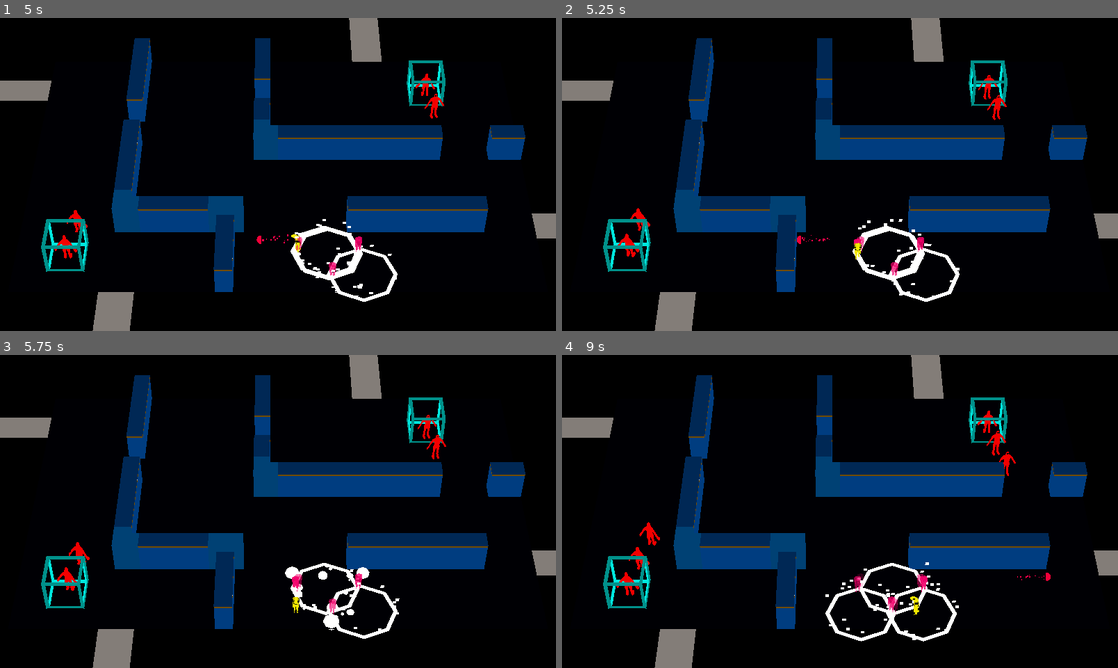
Above: before the commit, frames 1-4 (two rows, left to right).
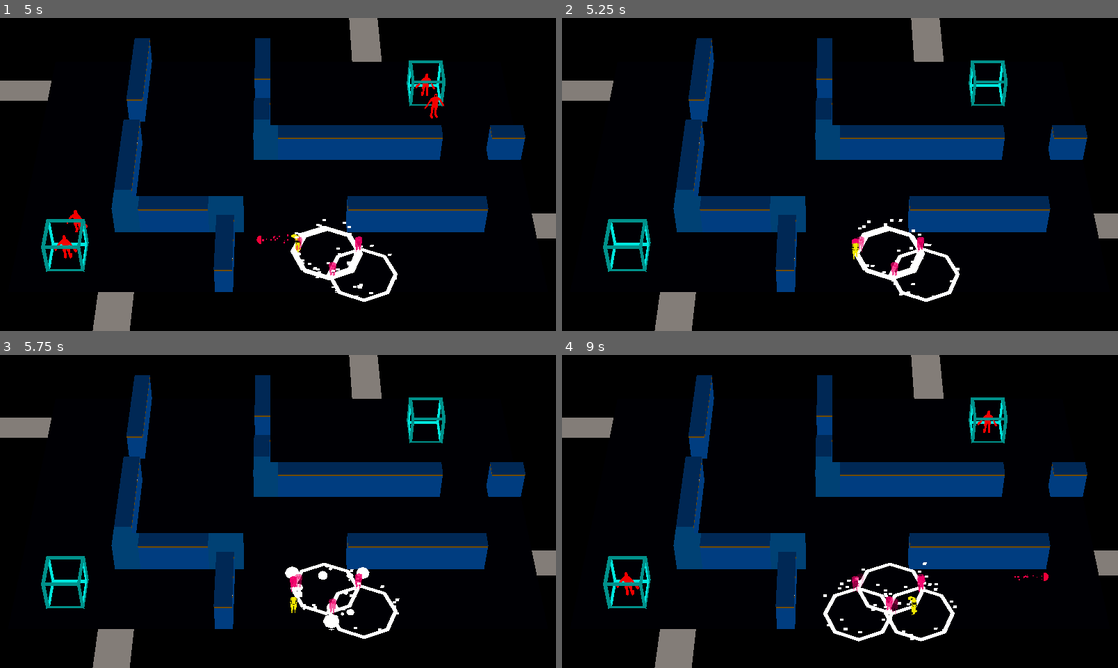
Above: after the commit, the same moments.

Repository: ralabate/30ddl
Game: Godot game, scene res://main.tscn
The game is run twice, just before and just after one commit, with the same random seed, the same clock (stepped at 60 frames per second) and the same inputs.
Inputs:
- Up to frame 1 (5 s): tap Enter (ui_accept) at 0.5, 0.77, 1.52, 3.02, 3.77, 4.52 s; hold Right (ui_right) 0.53-1.28 s; tap S (player_decoy) at 0.6, 2.1, 3.6 s; hold Down (ui_down) 1.28-2.03 s; tap A (player_mine) at 1.35, 2.85, 4.35 s; hold Right (ui_right) 2.03-2.78 s; hold Up (ui_up) 2.78-3.53 s; hold Left (ui_left) from 3.53 s (still down)
- Up to frame 2 (5.25 s): release Left (ui_left) at 5.03 s; hold Down (ui_down) from 5.03 s (still down); tap S (player_decoy) at 5.1 s
- Up to frame 3 (5.75 s): keep holding Down (ui_down)
- Up to frame 4 (9 s): release Down (ui_down) at 5.78 s; hold Right (ui_right) 5.78-6.53 s; tap A (player_mine) at 5.85, 7.35, 8.85 s; tap Enter (ui_accept) at 6.02, 6.77, 7.52 s; hold Up (ui_up) 6.53-7.28 s; tap S (player_decoy) at 6.6, 8.1 s; hold Right (ui_right) 7.28-8.03 s; hold Down (ui_down) 8.03-8.78 s; hold Left (ui_left) from 8.78 s (still down)

Frame 1 is identical in both runs. In frame 2, 0.4% of the frame differs, in the area x 10-80%, y 18-78%; in frame 3, 0.4%; in frame 4, 1.3%, in the area x 12-88%, y 24-92%.

Commit message:
Reset on timer

Diff:
--- a/gauntlet/main.gd
+++ b/gauntlet/main.gd
@@ -3,6 +3,25 @@
 
 @onready var badguy_template = preload("res://badguys/badguy.tscn")
 @onready var player = %Player
+@onready var player_spawner = %PlayerSpawner
+
+var current_frame = 0
+
+func _physics_process(delta: float) -> void:
+	current_frame += 1
+	# Log.info(str(current_frame))
+	if current_frame > 300:
+		# player_reset()
+		player.position = player_spawner.global_position
+		var bullets = get_tree().get_nodes_in_group("bullets")
+		for bullet in bullets:
+			bullet.queue_free()
+		# badguy_reset()
+		var badguys = get_tree().get_nodes_in_group("badguys")
+		for badguy in badguys:
+			badguy.queue_free()
+		# etc.
+		current_frame = 0
 
 
 func _ready() -> void:
@@ -21,6 +40,7 @@
 func _on_player_shoot(
 		bullet_template: PackedScene, rotation: Vector3, location: Vector3):
 	var bullet = bullet_template.instantiate()
+	bullet.add_to_group("bullets")
 	add_child(bullet)
 	bullet.rotation = rotation
 	bullet.position = location
--- a/gauntlet/main.tscn
+++ b/gauntlet/main.tscn
@@ -53,6 +53,10 @@
 transform = Transform3D(1.31134e-07, 0, -1, 0, 1, 0, 1, 0, 1.31134e-07, -9, 0, 13)
 linked_bridge = NodePath("../NorthBridge")
 
+[node name="PlayerSpawner" type="Marker3D" parent="."]
+unique_name_in_owner = true
+transform = Transform3D(1, 0, 0, 0, 1, 0, 0, 0, 1, 1, 1, 7)
+
 [editable path="EastBridge"]
 [editable path="WestBridge"]
 [editable path="NorthBridge"]
